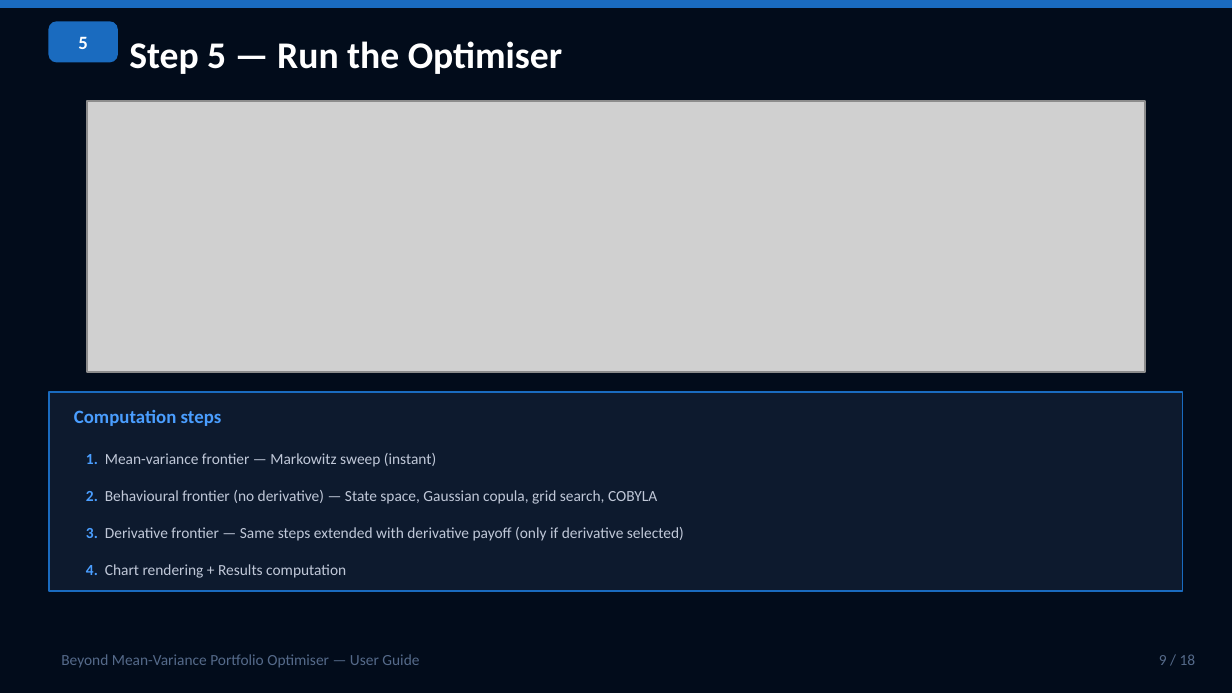
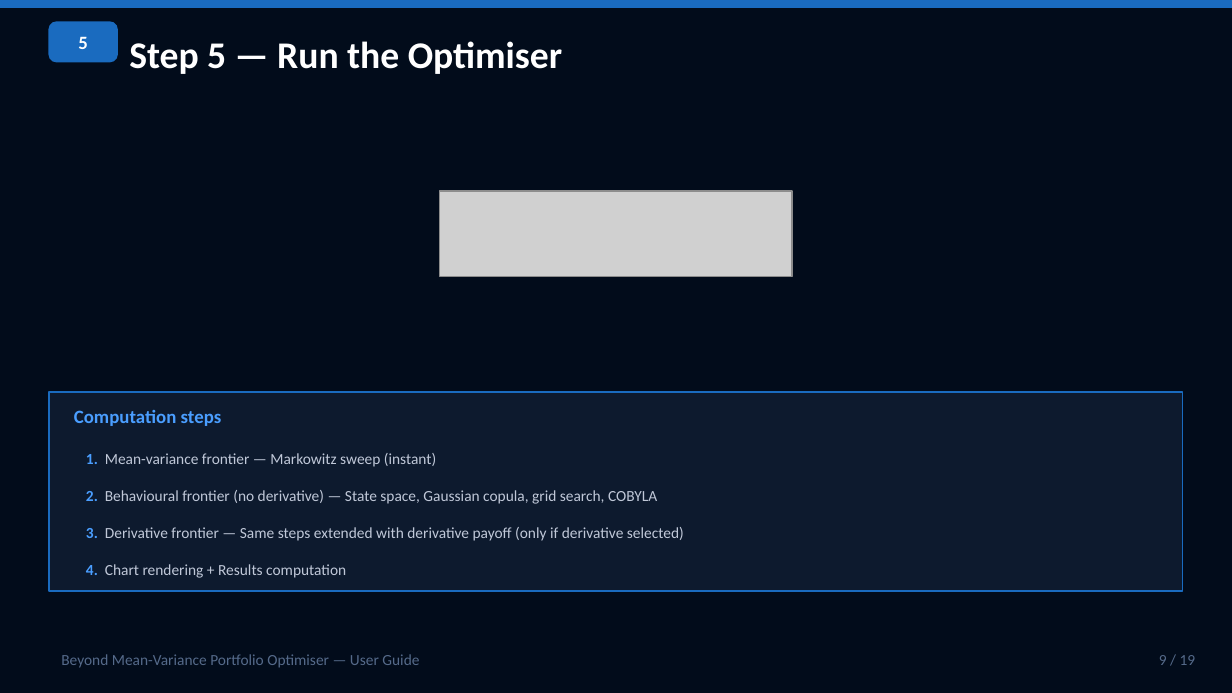
Before and after one commit to SamiJeddou/behavioral-portfolio-optimizer, a slide deck: slide 9 of userguide.pptx. Drawn at 1232x693 pixels with LibreOffice and Linux fonts; fonts in the diff are those of the drawing; grey boxes stand for pictures. Boxes give left, top, right and bottom in pixels: in the first picture for what was removed or moved away, otherwise in the second. Text is boxed around its words. In the diff, an @@ line names an element or a change of style, - is before the commit and + after.

```diff
--- a/userguide.pptx
+++ b/userguide.pptx
@@ picture removed at <box>87,101,1146,372</box> @@
@@ picture added at <box>440,191,792,276</box> @@
@@ text at <box>1159,655,1196,665</box>: text changed @@
-9 / 18
+9 / 19
```
Also in this commit, not shown: 17 other slides changed, 1 slide added, 7 other files.
